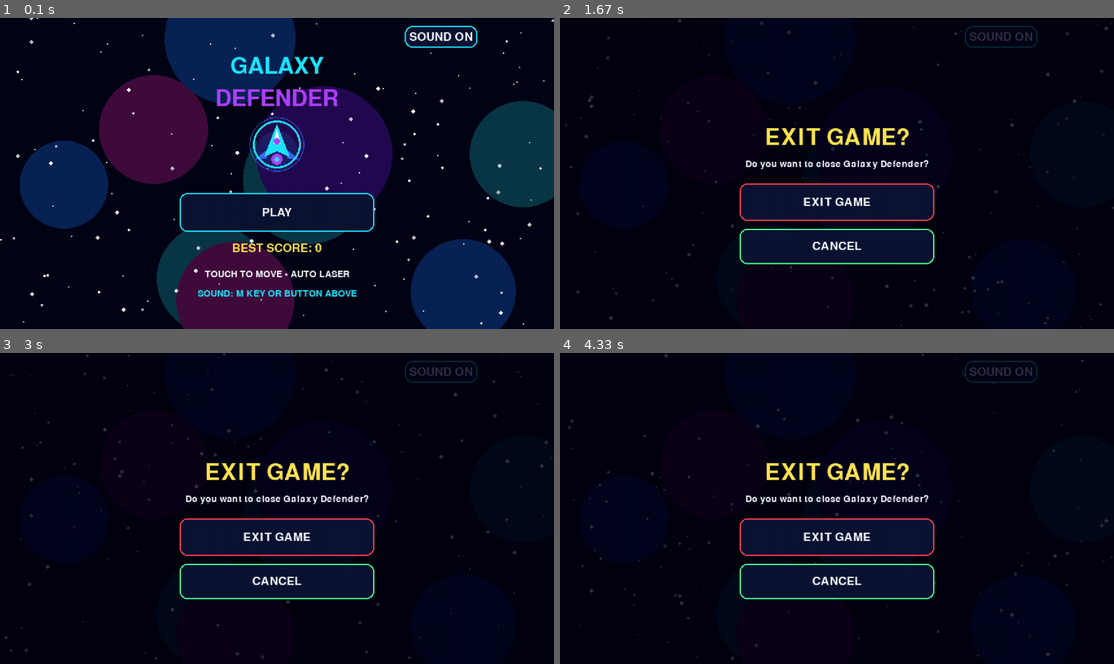
Above: before the commit, frames 1-4 (two rows, left to right).
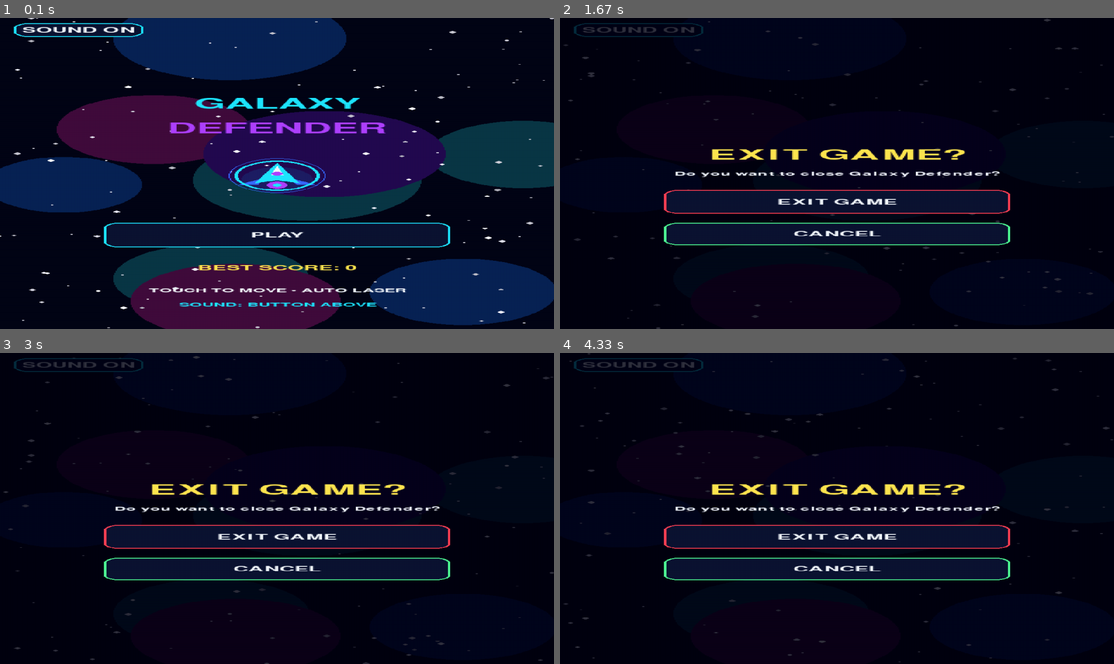
Above: after the commit, the same moments.

Repository: chaabiyoussef66-debug/galaxy-defender
Game: pygame game, started from main.py
Same seed, same stepped clock (60 frames per second), same inputs: the game is played once before the commit and once after it.
Inputs (mouse positions are in pixels of both pictures, inside the frame that each line leads up to):
- Up to frame 1 (0.1 s): no input
- Up to frame 2 (1.67 s): tap Ac Back at 0.33 s; click (665, 245) at 0.72 s
- Up to frame 3 (3 s): no input
- Up to frame 4 (4.33 s): no input

The runs differ from the first frame. In frame 1, 37% of the frame differs, in the area x 0-100%, y 0-100%; in frame 2, 12%; in frame 3, 12%; in frame 4, 12%.

Commit message:
Adapt fullscreen test game to portrait phone layout

Diff:
--- a/main.py
+++ b/main.py
@@ -71,11 +71,10 @@
 display_info = pygame.display.Info()
 display_w = max(1, display_info.current_w or 854)
 display_h = max(1, display_info.current_h or 480)
+# Portrait-first test build: use the complete display and a matching logical canvas.
 display_surface = pygame.display.set_mode((display_w, display_h), pygame.FULLSCREEN)
-# Render on a landscape canvas matching the device aspect ratio. This keeps
-# circles, fonts and sprites proportional while using the complete display.
-H = 480
-W = max(760, int(round(H * display_w / display_h)))
+W = 480
+H = max(760, int(round(W * display_h / display_w)))
 screen = pygame.Surface((W, H)).convert()
 clock = pygame.time.Clock()
 
@@ -263,7 +262,7 @@
     global score, lives, level, boss, spawn_timer, shot_timer
     global shield_timer, weapon_timer, boss_done, shake
 
-    px, py = W / 2, H - 110
+    px, py = W / 2, H - 140
     bullets, enemies, drops, particles, enemy_bullets = [], [], [], [], []
     score, lives, level = 0, 3, 1
     boss = None
@@ -277,13 +276,13 @@
 touching = False
 touch_pos = (W / 2, H - 100)
 button_x = W // 2 - 150
-sound_button = pygame.Rect(W - 230, 12, 112, 34)
+sound_button = pygame.Rect(12, 12, 112, 34)
 pause_button = pygame.Rect(W - 100, 12, 88, 34)
-play_button = pygame.Rect(button_x, 270, 300, 60)
-resume_button = pygame.Rect(button_x, 225, 300, 55)
-menu_button = pygame.Rect(button_x, 295, 300, 55)
-exit_button = pygame.Rect(button_x, 255, 300, 58)
-cancel_exit_button = pygame.Rect(button_x, 325, 300, 55)
+play_button = pygame.Rect(button_x, 500, 300, 60)
+resume_button = pygame.Rect(button_x, 385, 300, 55)
+menu_button = pygame.Rect(button_x, 465, 300, 55)
+exit_button = pygame.Rect(button_x, 420, 300, 58)
+cancel_exit_button = pygame.Rect(button_x, 500, 300, 55)
 
 reset_game()
 running = True
@@ -429,7 +428,7 @@
         # Boss every five levels
         if level % 5 == 0 and boss is None and boss_done < level:
             boss = {
-                "x": W / 2, "y": 155,
+                "x": W / 2, "y": 245,
                 "hp": 40 + level * 5,
                 "maxhp": 40 + level * 5,
                 "dir": 1, "fire": 0
@@ -562,9 +561,9 @@
 
             # Boss health
             bw = 230
-            pygame.draw.rect(screen, RED, (W // 2 - 115, 130, bw, 10))
+            pygame.draw.rect(screen, RED, (W // 2 - 115, 190, bw, 10))
             hpw = max(0, int(bw * boss["hp"] / boss["maxhp"]))
-            pygame.draw.rect(screen, GREEN, (W // 2 - 115, 130, hpw, 10))
+            pygame.draw.rect(screen, GREEN, (W // 2 - 115, 190, hpw, 10))
 
             if boss["hp"] <= 0:
                 explosion(bx, by, PURPLE, 55)
@@ -652,26 +651,26 @@
 
     # Menus
     if state == MENU:
-        text("GALAXY", big, CYAN, W / 2, 75, True)
-        text("DEFENDER", big, PURPLE, W / 2, 125, True)
-        draw_ship(W / 2, 195, True)
+        text("GALAXY", big, CYAN, W / 2, 210, True)
+        text("DEFENDER", big, PURPLE, W / 2, 270, True)
+        draw_ship(W / 2, 385, True)
         draw_button(play_button, "PLAY", CYAN)
         text("BEST SCORE: " + str(best_score),
-             font, YELLOW, W / 2, 355, True)
+             font, YELLOW, W / 2, 610, True)
         text("TOUCH TO MOVE • AUTO LASER",
-             small, WHITE, W / 2, 395, True)
-        text("SOUND: M KEY OR BUTTON ABOVE",
-             small, CYAN, W / 2, 425, True)
+             small, WHITE, W / 2, 665, True)
+        text("SOUND: BUTTON ABOVE",
+             small, CYAN, W / 2, 700, True)
 
     elif state == PAUSE:
-        text("PAUSED", big, CYAN, W / 2, 165, True)
+        text("PAUSED", big, CYAN, W / 2, 315, True)
         draw_button(resume_button, "RESUME", GREEN)
         draw_button(menu_button, "MAIN MENU", PURPLE)
 
     elif state == OVER:
-        text("GAME OVER", big, RED, W / 2, 115, True)
-        text("SCORE: " + str(score), font, WHITE, W / 2, 165, True)
-        text("BEST: " + str(best_score), font, YELLOW, W / 2, 195, True)
+        text("GAME OVER", big, RED, W / 2, 310, True)
+        text("SCORE: " + str(score), font, WHITE, W / 2, 365, True)
+        text("BEST: " + str(best_score), font, YELLOW, W / 2, 405, True)
         draw_button(play_button, "PLAY AGAIN", CYAN)
         draw_button(menu_button, "MAIN MENU", PURPLE)
 
@@ -680,8 +679,8 @@
         overlay = pygame.Surface((W, H), pygame.SRCALPHA)
         overlay.fill((0, 0, 15, 205))
         screen.blit(overlay, (0, 0))
-        text("EXIT GAME?", big, YELLOW, W / 2, 185, True)
-        text("Do you want to close Galaxy Defender?", small, WHITE, W / 2, 225, True)
+        text("EXIT GAME?", big, YELLOW, W / 2, 335, True)
+        text("Do you want to close Galaxy Defender?", small, WHITE, W / 2, 380, True)
         draw_button(exit_button, "EXIT GAME", RED)
         draw_button(cancel_exit_button, "CANCEL", GREEN)
 
